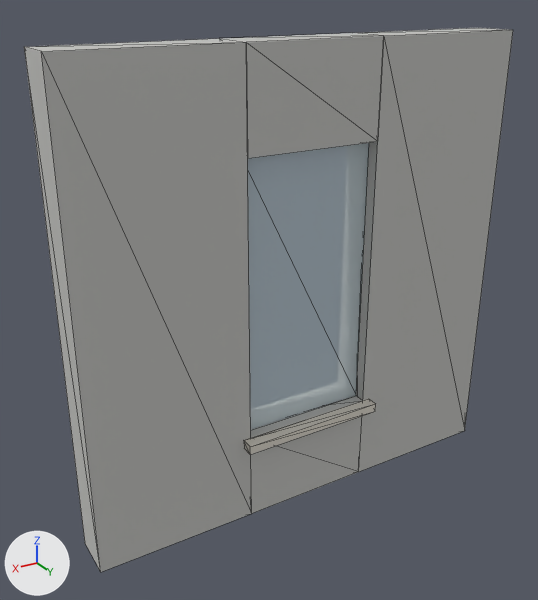
An edit to the glTF model assets/kits/building/fac_concrete_win_b.glb, drawn before and after from the same camera.
Camera for both pictures: a 50 mm lens placed at (3.93, 3.83, 3.3), pointed at (1.7, 0.11, 1.43). The axes (+X, +Y, +Z) are drawn at lower left. The lights are the same throughout. The first picture is the older version. Mesh edges are drawn as thin lines. Objects named as collision shapes, trigger or cutter boxes, shadow casters or lower levels of detail are left out. Vertices at exactly the same position are counted once.

In view in the first picture: 'fac_concrete_win_b'.
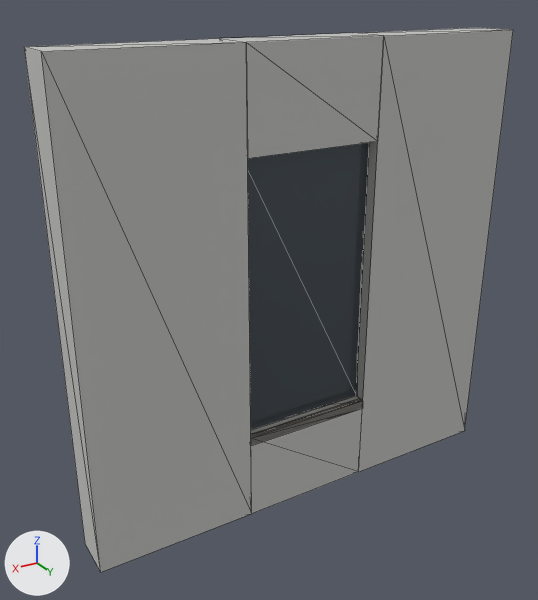
Location of each change, [x1, y1, x2, y2] in pixels of the pictures (538 x 600 px; the box of a moved part takes in the faces that stretch with it):
part 1 of me_fac_concrete_win_b, moved or reshaped: before [244, 399, 376, 454]; after [251, 398, 363, 445]
part 2 of me_fac_concrete_win_b, recoloured: [248, 143, 369, 430] in both

The edits, one by one:
Material 'M_window' (mat_m_window) is new.
Its base color is (0.1, 0.12, 0.14) (dark grey #596169).
Its metallic is 0.6.
Its roughness is 0.08.
me_fac_concrete_win_b is used by ob_fac_concrete_win_b; location (0.0, 0.0, 0.0).
me_fac_concrete_win_b had 40 vertices, 72 faces and spanned x 0.0..3.0, y 0.0..0.38, z 0.0..3.0.
me_fac_concrete_win_b now has 38 vertices, 72 faces and spans x 0.0..3.0, y 0.0..0.3, z 0.0..3.0.
Part 1, on me_fac_concrete_win_b:
8 vertices are removed from x 1.0..2.0, y 0.3..0.38, z 0.54..0.6.
12 faces are deleted.
6 vertices are added at (1.05, 0.3, 0.54), (1.05, 0.26, 0.54), (1.05, 0.26, 0.6), (1.95, 0.3, 0.54), (1.95, 0.26, 0.6), (1.95, 0.26, 0.54).
12 new faces join them, mat_m_stone (light grey #dfdace).
me_fac_concrete_win_b part 2: 12 faces spanning x 1.05..1.95, y 0.2..0.22, z 0.6..2.4 switch from mat_m_glass (pale blue #daedf6) to mat_m_window (dark grey #596169).
